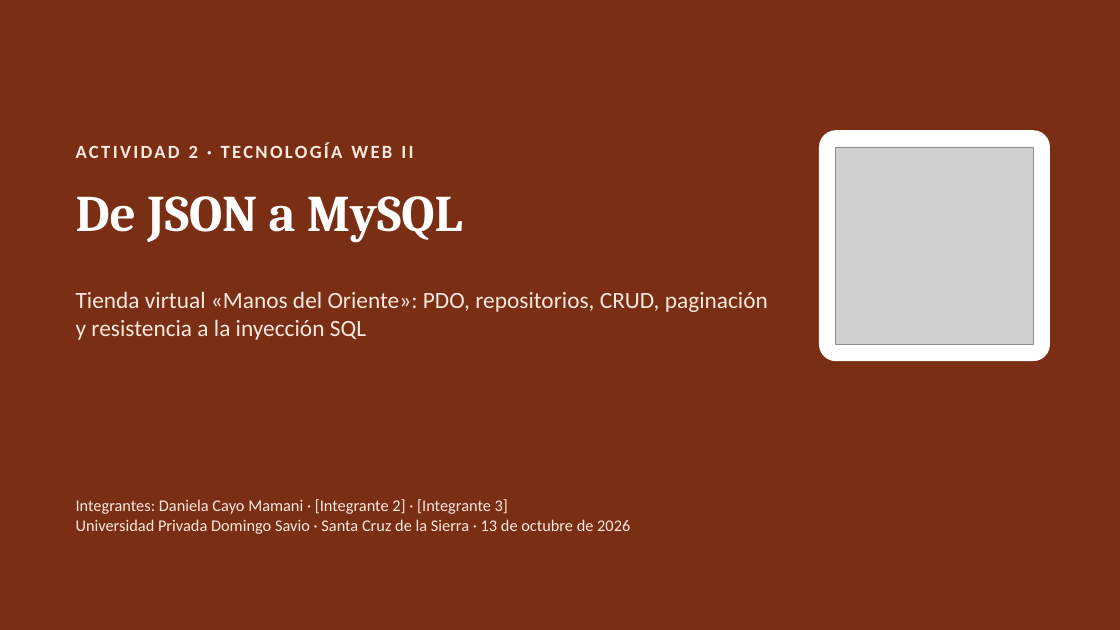
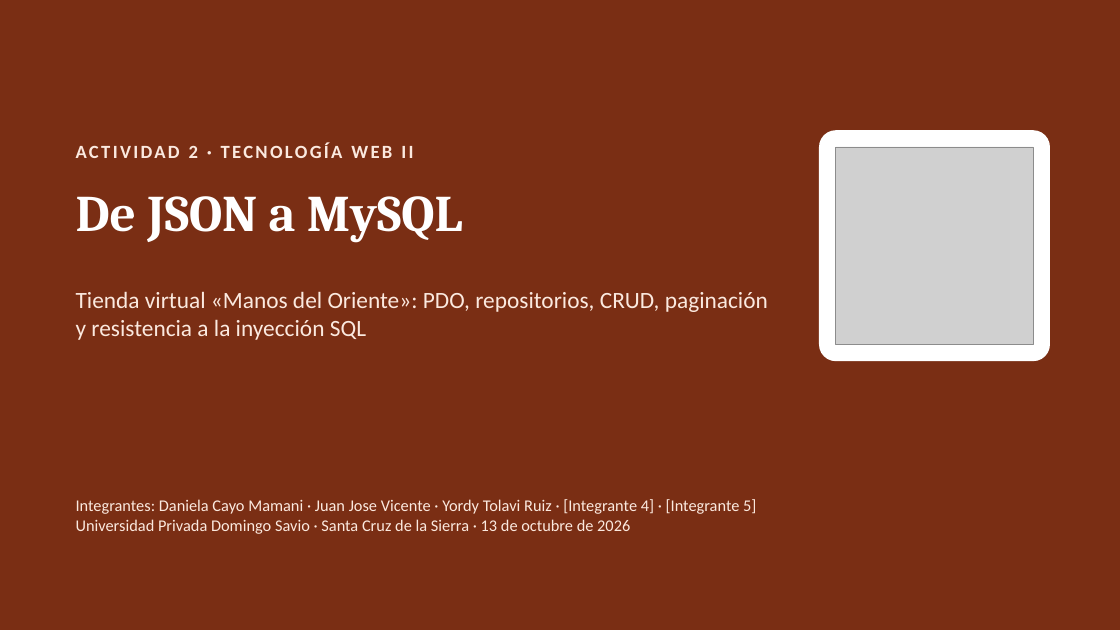
Before and after one commit to TecnologiaWeb2/Tecnologiaweb2, a slide deck: slide 1 of docs/actividad-02/Presentacion_Actividad02.pptx. Drawn at 1120x630 pixels with LibreOffice and Linux fonts; fonts in the diff are those of the drawing; grey boxes stand for pictures. Boxes give left, top, right and bottom in pixels: in the first picture for what was removed or moved away, otherwise in the second. Text is boxed around its words. In the diff, an @@ line names an element or a change of style, - is before the commit and + after.

```diff
--- a/docs/actividad-02/Presentacion_Actividad02.pptx
+++ b/docs/actividad-02/Presentacion_Actividad02.pptx
@@ text at box(76, 499, 756, 514): text changed @@
-Integrantes: Daniela Cayo Mamani · [Integrante 2] · [Integrante 3]
+Integrantes: Daniela Cayo Mamani · Juan Jose Vicente · Yordy Tolavi Ruiz · [Integrante 4] · [Integrante 5]
```
Also in this commit, not shown: 7 other files.
